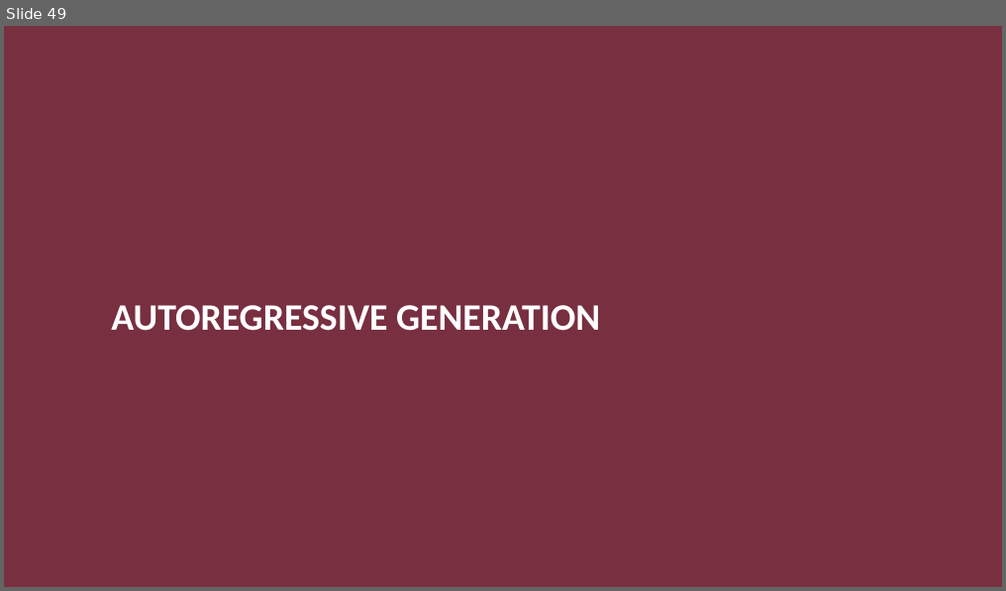
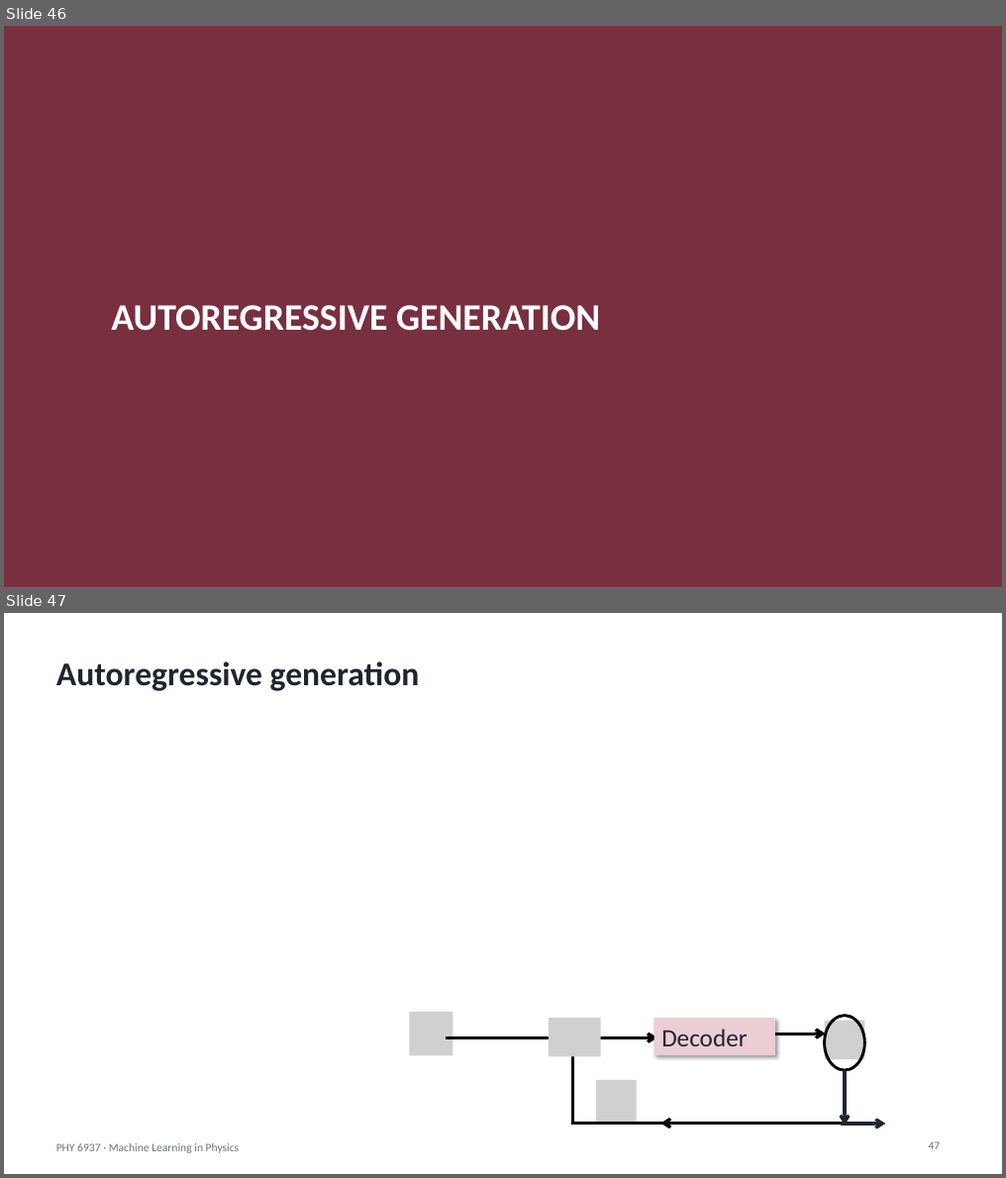
Before and after one commit to hbprosper/mlinphysics, a slide deck: Lectures/08.Transformers/Lecture_TNN.pptx. Shown one above the other, each under a label of ours: slide 49 before the commit, slides 46 and 47 after it. The pictures are 1006x591 and 1006x1178 pixels, drawn with LibreOffice and Linux fonts; fonts in the diff are those of the drawing; grey boxes stand for pictures. Boxes give left, top, right and bottom in pixels: in the first picture for what was removed or moved away, otherwise in the second. Text is boxed around its words. In the diff, an @@ line names an element or a change of style, - is before the commit and + after.

```diff
--- a/Lectures/08.Transformers/Lecture_TNN.pptx
+++ b/Lectures/08.Transformers/Lecture_TNN.pptx
@@ slide 47 added at <box>4,613,1002,1174</box>, background #FFFFFF @@
@@ title added at <box>56,662,420,691</box>, 32 pt, text #1E2530, bold @@
+Autoregressive generation
@@ group added at <box>409,1012,886,1126</box>: 5 arrows, 4 pictures, 2 lines, 1 ellipse, 1 rectangle @@
+Decoder
@@ text added at <box>56,1144,240,1154</box>, 11 pt, text #6B7280 @@
+PHY 6937 · Machine Learning in Physics
@@ page number added at <box>929,1142,941,1150</box>, 11 pt, text #6B7280 @@
+47
@@ what was slide 49 is now slide 46 @@
```
Also in this commit, not shown: 9 slides changed, 1 other slide added, 4 slides removed, 1 other file.
